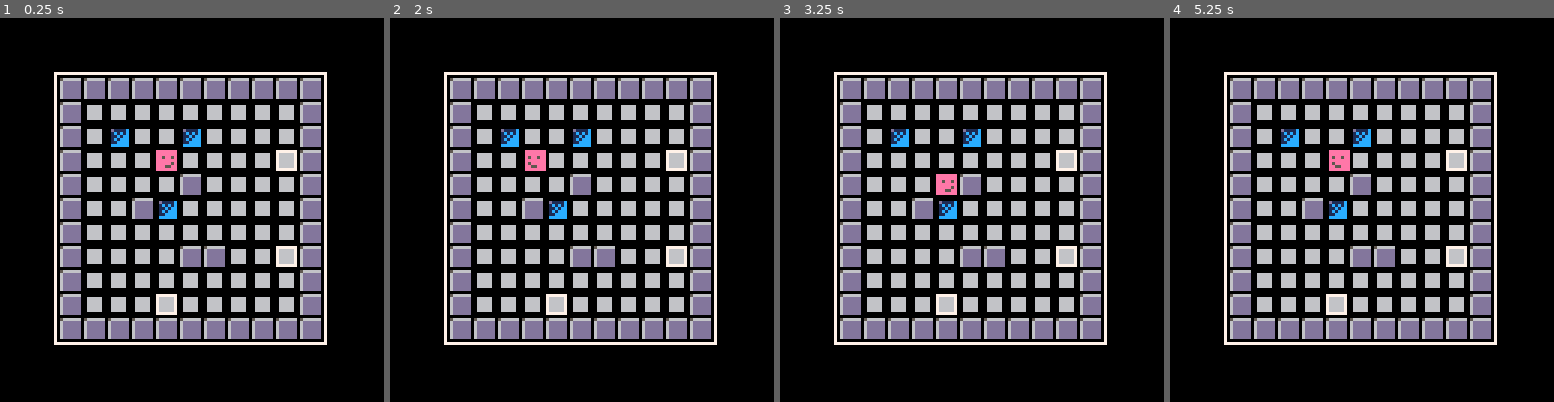
Above: before the commit, frames 1-4 (left to right).
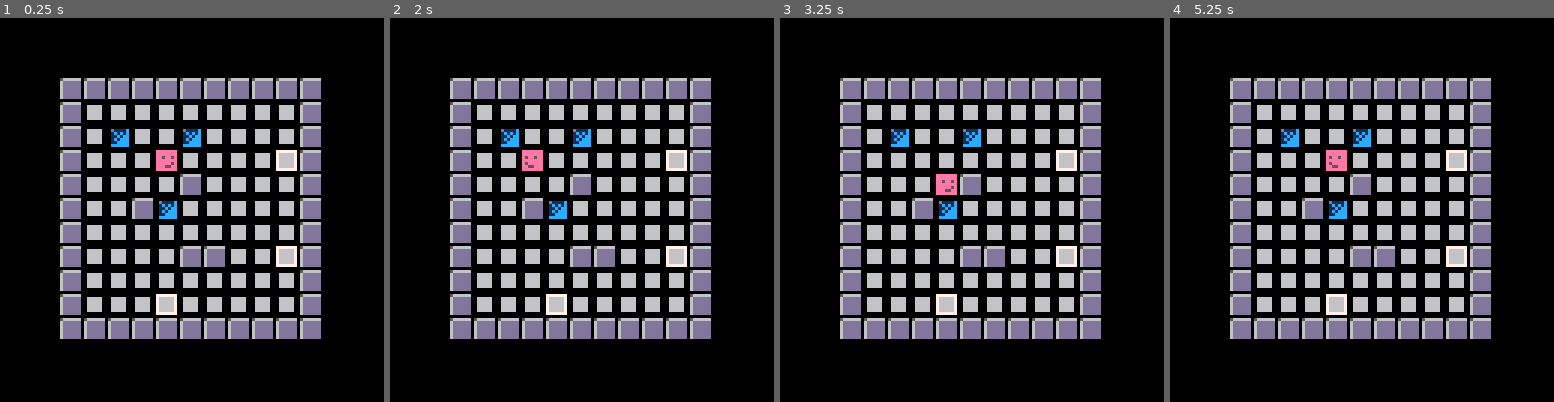
Above: after the commit, the same moments.

Repository: ymendel/parabox
Game: PICO-8 cartridge parabox.p8
Two runs of this game, one before a commit and one after it. Both use one fixed random seed, a clock stepped at 60 frames per second and the inputs below.
Inputs:
- Up to frame 1 (0.25 s): no input
- Up to frame 2 (2 s): tap X (X key) at 1.07 s; hold Left from 1.97 s (still down)
- Up to frame 3 (3.25 s): tap X (X key) every 0.33 s from 2.07 to 3.07 s; release Left at 2.37 s; hold Down 2.42-2.82 s; hold Right from 2.87 s (still down)
- Up to frame 4 (5.25 s): tap X (X key) every 0.33 s from 3.4 to 5.07 s; release Right at 3.53 s; hold Up 3.58-4.08 s; hold Right 4.13-4.53 s; hold Down 4.58-5.08 s; hold Left from 5.13 s (still down)

The runs differ from the first frame. In frame 1, 2.2% of the frame differs, in the area x 14-86%, y 14-86%; in frame 2, 2.3%; in frame 3, 2.2%; in frame 4, 2.3%.

Commit message:
little viz tweaks
Keep player in the same spot even with sprite flip
It's tricky when you have non-symmetric sprites, eh?
Remove debugging rectangle around level

Diff:
--- a/game.lua
+++ b/game.lua
@@ -26,7 +26,7 @@
 
 function level_draw()
   map(0,0,0,0,mw,mh)
-  rect(-2,-2,mw*8,mh*8,7)
+  -- rect(-2,-2,mw*8,mh*8,7)
 end
 
 function boxes_draw()
--- a/player.lua
+++ b/player.lua
@@ -57,5 +57,6 @@
 
 function player_draw()
   local coords=map_to_screen_coords(pl.x,pl.y)
-  spr(pl.spr,coords[1],coords[2],1,1,pl.xf)
+  local xoff=pl.xf and -1 or 0
+  spr(pl.spr,coords[1]+xoff,coords[2],1,1,pl.xf)
 end
